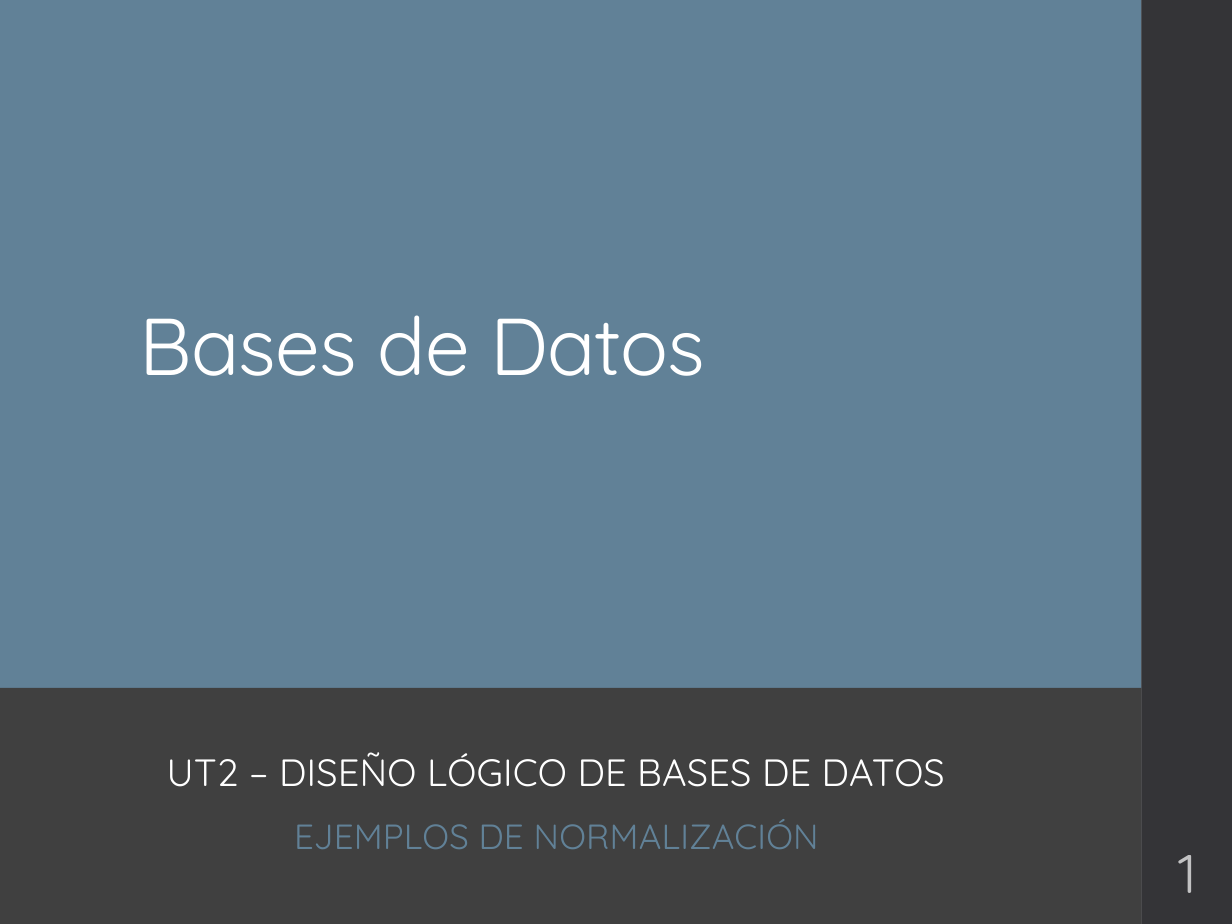
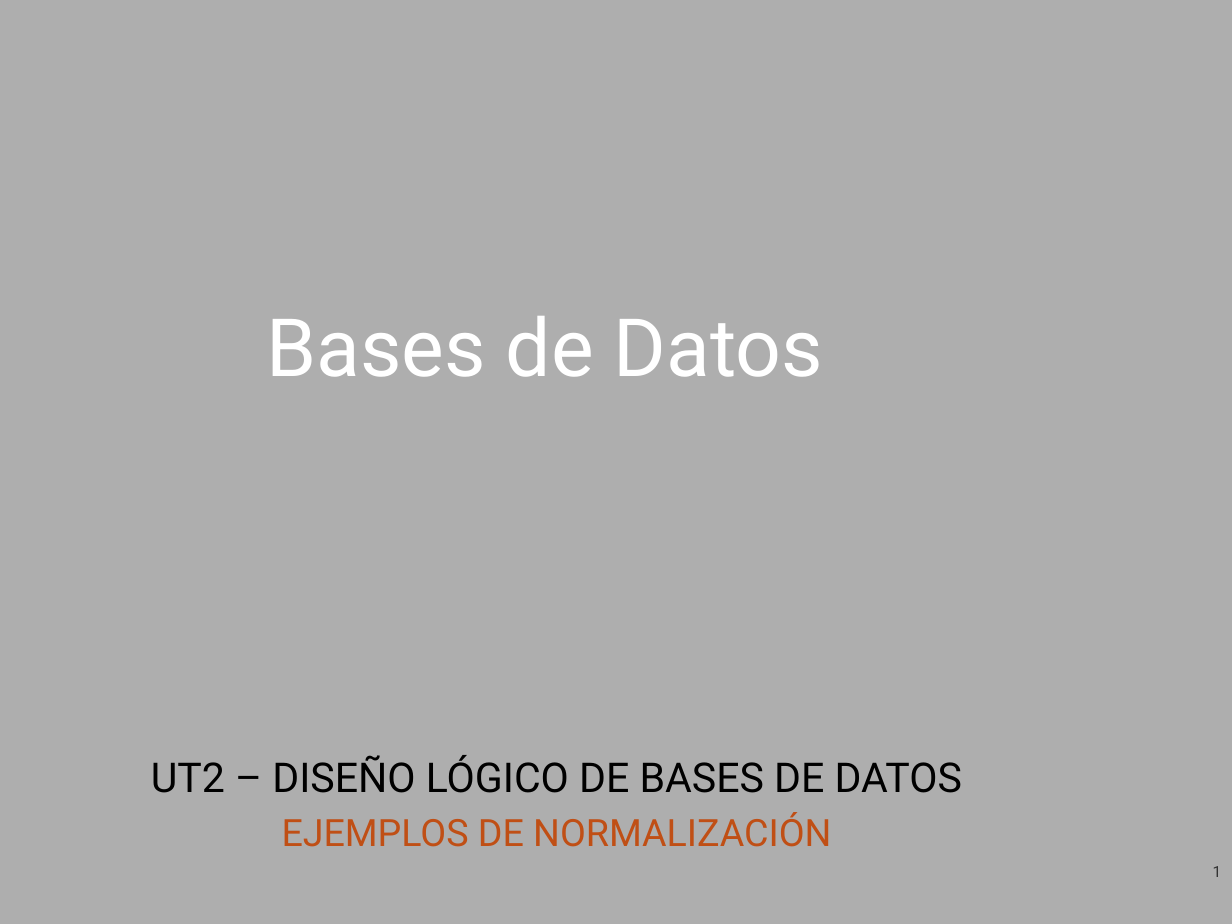
Before and after one commit to NuriaCelis/GBD2425, a slide deck: slide 1 of Tema2/EJEMPLOS NORMALIZACION.pptx. Drawn at 1232x924 pixels with LibreOffice and Linux fonts; fonts in the diff are those of the drawing. Boxes give left, top, right and bottom in pixels: in the first picture for what was removed or moved away, otherwise in the second. Text is boxed around its words. In the diff, an @@ line names an element or a change of style, - is before the commit and + after.

```diff
--- a/Tema2/EJEMPLOS NORMALIZACION.pptx
+++ b/Tema2/EJEMPLOS NORMALIZACION.pptx
@@ background #353537 to #AEAEAE @@
@@ rectangle removed at (0,0,47,924) @@
@@ rectangle removed at (0,0,1141,924) @@
@@ rectangle removed at (0,0,1141,689) @@
@@ title "Bases de Datos" at (266,316,823,377): font Quicksand to Roboto, letter spacing -0.5 to 0 pt; alignment left to centre; line spacing 0.85 to 0.9 @@
@@ rectangle removed at (0,687,1141,924) @@
@@ subtitle "UT2 – DISEÑO LÓGICO DE ..." at (151,755,962,847): size 22.2 to 24 pt, text colour #FFFFFF to #000000 in "UT2 – DISEÑO LÓGICO DE BASES DE ..."; font Quicksand to Roboto, letter spacing 0.1 to 0 pt; size 20.4 to 22 pt, text colour #618197 to #C04F15 in "EJEMPLOS DE NORMALIZACIÓN"; line spacing 0.85 to 0.9; less space between paragraphs @@
@@ page number at (1213,866,1222,877): size 32 to 9 pt, font Quicksand to Roboto, text colour #FFFFFF at 70% opacity to #000000 at 70% opacity; alignment centre to right @@
```
Also in this commit, not shown: 9 other slides changed, 1 slide added, 2 slides removed, 1 other file.
